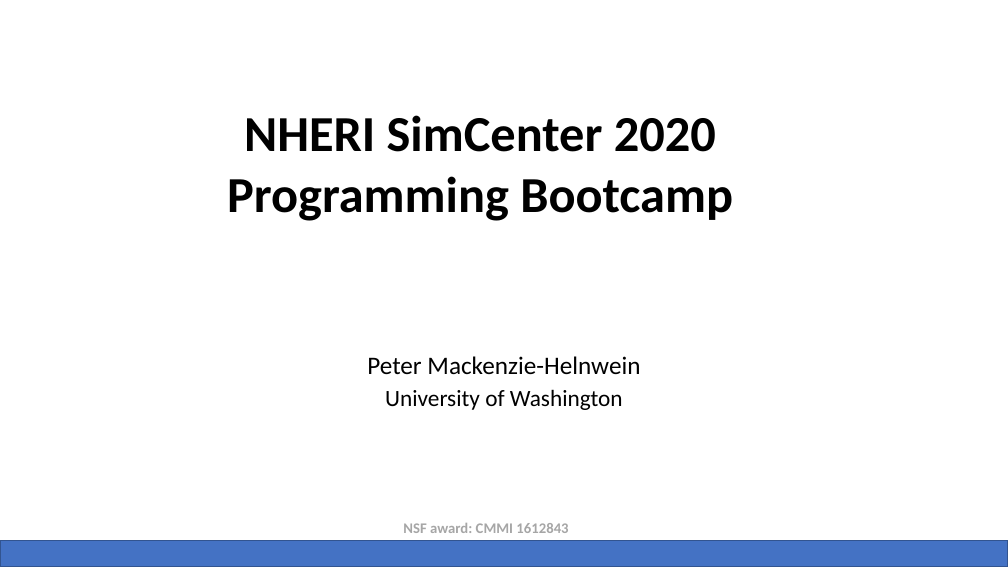
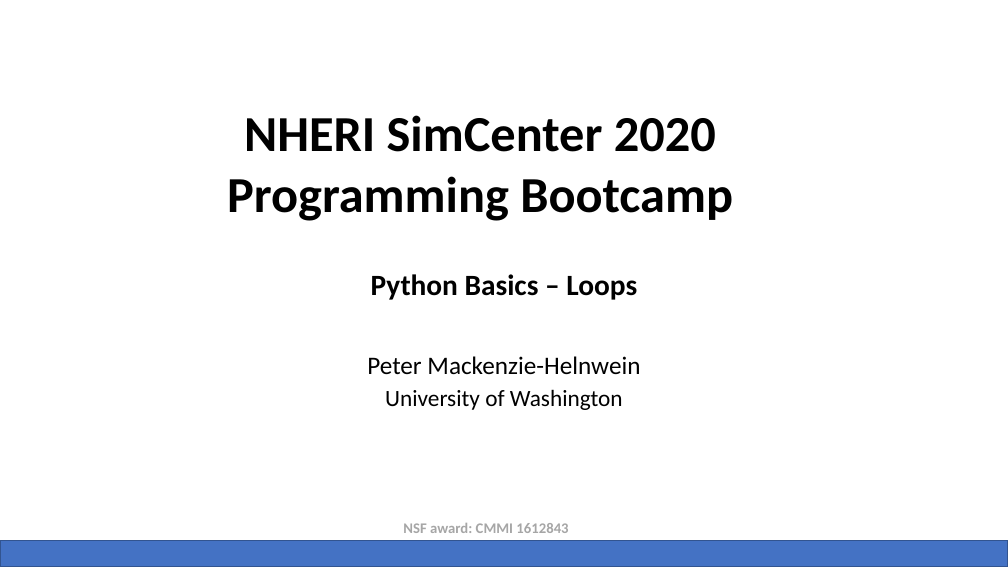
Before and after one commit to NHERI-SimCenter/SimCenterBootcamp2020, a slide deck: slide 19 of presentations/SimCenter Bootcamp Python.pptx (slide 20 before the commit). Drawn at 1008x567 pixels with LibreOffice and Linux fonts; fonts in the diff are those of the drawing; background and template pictures are left out. Boxes give left, top, right and bottom in pixels: in the first picture for what was removed or moved away, otherwise in the second. Text is boxed around its words. In the diff, an @@ line names an element or a change of style, - is before the commit and + after.

```diff
--- a/presentations/SimCenter Bootcamp Python.pptx
+++ b/presentations/SimCenter Bootcamp Python.pptx
@@ subtitle added at (x1=371, y1=274, x2=637, y2=300), 28 pt, text #000000, bold @@
+Python Basics – Loops
```
Also in this commit, not shown: 14 other slides changed, 9 slides added, 11 other files.
